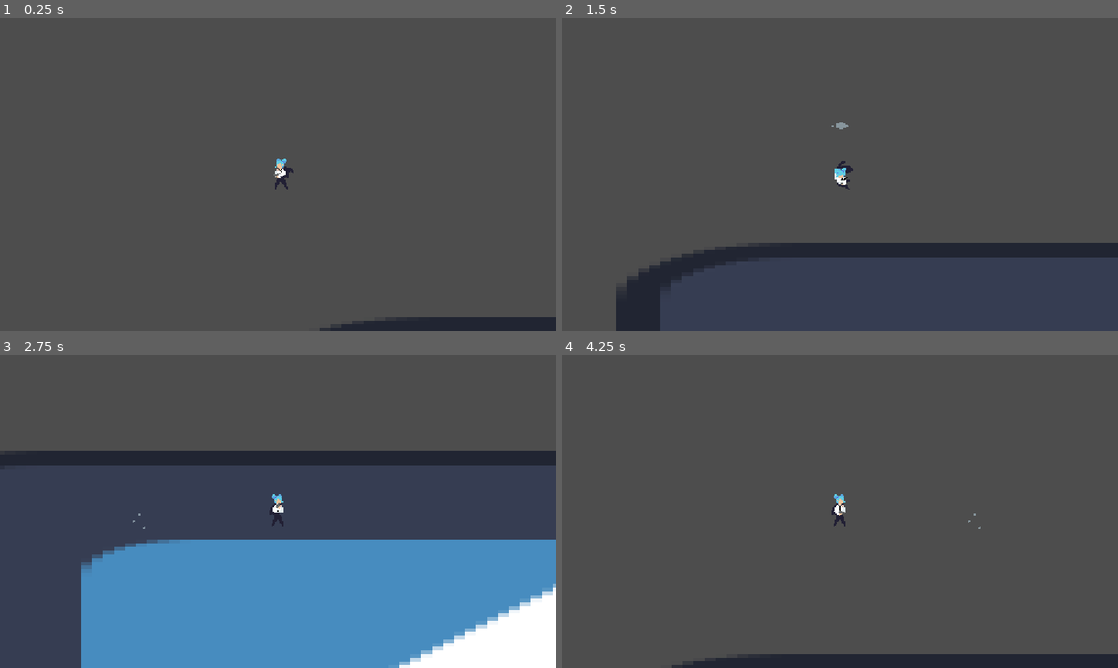
Above: before the commit, frames 1-4 (two rows, left to right).
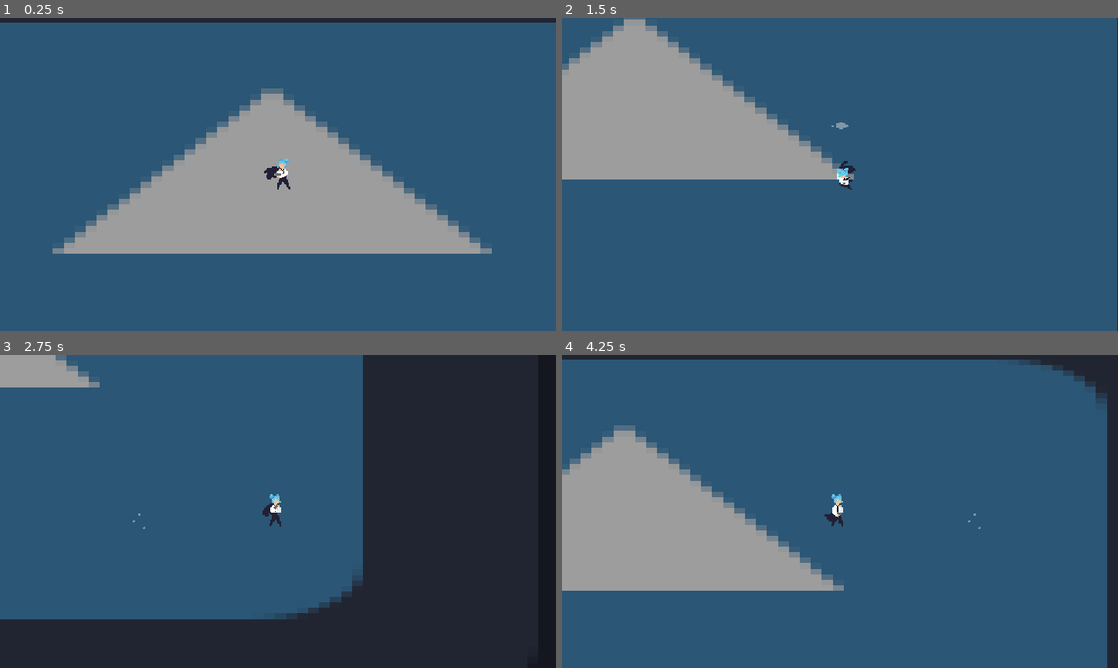
Above: after the commit, the same moments.

Repository: Niimphu/JGJ24
Game: Godot game, scene res://scenes/game/world.tscn
The game is run twice, just before and just after one commit, with the same random seed, the same clock (stepped at 60 frames per second) and the same inputs. The engine's default icon, where the game draws it, is replaced by a stand-in: a white triangle on a blue panel in a dark square.
Inputs (mouse positions are in pixels of both pictures, inside the frame that each line leads up to):
- Up to frame 1 (0.25 s): no input
- Up to frame 2 (1.5 s): move the mouse to (962, 158) at 0.52 s; hold D (move_right) 0.53-1.28 s; click (962, 158) at 0.6 s; tap Space (roll) at 0.8, 1.35 s; move the mouse to (728, 190) at 1.27 s; hold S (move_down) from 1.28 s (still down)
- Up to frame 3 (2.75 s): click (166, 527) at 1.55 s; move the mouse to (333, 442) at 2.02 s; release S (move_down) at 2.03 s; hold D (move_right) from 2.03 s (still down); click (333, 442) at 2.1 s; tap Space (roll) at 2.3 s
- Up to frame 4 (4.25 s): move the mouse to (812, 574) at 2.77 s; release D (move_right) at 2.78 s; hold W (move_up) 2.78-3.53 s; tap Space (roll) at 2.85, 3.8 s; click (812, 574) at 3.05 s; move the mouse to (1006, 558) at 3.52 s; hold A (move_left) from 3.53 s (still down); click (1006, 558) at 3.6 s; tap R (reload, bound only after the commit) at 4.15 s

The runs differ from the first frame. In frame 1, 100% of the frame differs, in the area x 0-100%, y 0-100%; in frame 2, 100%; in frame 3, 98%; in frame 4, 100%.

Commit message:
more animations and fancy stuff

Diff:
--- a/project.godot
+++ b/project.godot
@@ -55,6 +55,11 @@
 "events": [Object(InputEventMouseButton,"resource_local_to_scene":false,"resource_name":"","device":-1,"window_id":0,"a …(258 unchanged characters)…
 ]
 }
+reload={
+"deadzone": 0.5,
+"events": [Object(InputEventKey,"resource_local_to_scene":false,"resource_name":"","device":-1,"window_id":0,"alt_pressed":false,"shift_pressed":false,"ctrl_pressed":false,"meta_pressed":false,"pressed":false,"keycode":0,"physical_keycode":82,"key_label":0,"unicode":114,"location":0,"echo":false,"script":null)
+]
+}
 
 [rendering]
 
--- a/scenes/entities/bullet.gd
+++ b/scenes/entities/bullet.gd
@@ -1,10 +1,19 @@
 extends Area2D
 
-var speed = 1000
+var speed := 1000
+var bullet_direction: Vector2
+var shoot := false
 
-var bullet_direction
+
+func set_direction(direction: Vector2) -> void:
+	await ready
+	bullet_direction = direction
+	shoot = true
+
 
 func _process(delta: float) -> void:
+	if !shoot:
+		return
 	position -= bullet_direction * speed * delta
 
 
--- a/scenes/entities/bullet.tscn
+++ b/scenes/entities/bullet.tscn
@@ -1,10 +1,15 @@
-[gd_scene load_steps=4 format=3 uid="uid://ocl51whh0lym"]
+[gd_scene load_steps=6 format=3 uid="uid://ocl51whh0lym"]
 
 [ext_resource type="Script" path="res://scenes/entities/bullet.gd" id="1_xge4w"]
 [ext_resource type="Texture2D" uid="uid://bee1hcyd3bkot" path="res://assets/images/Bullet.png" id="2_xgkfh"]
+[ext_resource type="Script" path="res://scenes/entities/bullet_trail.gd" id="3_jd2ex"]
 
-[sub_resource type="RectangleShape2D" id="RectangleShape2D_1mfsw"]
-size = Vector2(35, 35)
+[sub_resource type="CircleShape2D" id="CircleShape2D_nydbx"]
+radius = 2.0
+
+[sub_resource type="Curve" id="Curve_clybt"]
+_data = [Vector2(0.00495049, 0.021978), 0.0, 0.0, 0, 0, Vector2(0.990099, 0.978022), 0.0, 0.0, 0, 0]
+point_count = 2
 
 [node name="Bullet" type="Area2D"]
 script = ExtResource("1_xge4w")
@@ -13,11 +18,17 @@
 texture = ExtResource("2_xgkfh")
 
 [node name="CollisionShape2D" type="CollisionShape2D" parent="."]
-position = Vector2(-0.5, 0.5)
-shape = SubResource("RectangleShape2D_1mfsw")
+shape = SubResource("CircleShape2D_nydbx")
 
 [node name="VisibleOnScreenNotifier2D" type="VisibleOnScreenNotifier2D" parent="."]
 position = Vector2(-0.499999, 0.5)
 scale = Vector2(1.75, 1.75)
 
+[node name="BulletTrail" type="Line2D" parent="."]
+texture_filter = 2
+width = 1.0
+width_curve = SubResource("Curve_clybt")
+default_color = Color(0.95, 0.9025, 0, 1)
+script = ExtResource("3_jd2ex")
+
 [connection signal="screen_exited" from="VisibleOnScreenNotifier2D" to="." method="_on_visible_on_screen_notifier_2d_screen_exited"]
--- /dev/null
+++ b/scenes/entities/bullet_trail.gd
@@ -0,0 +1,14 @@
+extends Line2D
+
+@export var trail_length := 15
+var point := Vector2()
+
+func _process(delta):
+	global_position = Vector2.ZERO
+	global_rotation = 0
+
+	point = get_parent().global_position
+
+	add_point(point)
+	while get_point_count() > trail_length:
+		remove_point(0)
--- a/scenes/entities/player.gd
+++ b/scenes/entities/player.gd
@@ -9,8 +9,10 @@
 @export var BulletManager: Node2D
 
 @onready var Animator := $AnimationPlayer
+@onready var GunAnimator := $Gun/AnimationPlayer
 @onready var Body := $Body
 @onready var Arm := $Gun
+@onready var Jacket := $Jacket
 
 @onready var bullet_scene := preload("bullet.tscn")
 @onready var dust_scene := preload("res://scenes/entities/roll_dust.tscn")
@@ -48,6 +50,9 @@
 
 	if Input.is_action_just_pressed("fire"):
 		shoot()
+	elif Input.is_action_just_pressed("reload"):
+		# handle reload
+		GunAnimator.play("reload")
 
 
 func idle() -> void:
@@ -90,6 +95,7 @@
 		sprite_flip(false)
 	else:
 		sprite_flip(true)
+	Jacket.visible = false
 	velocity -= roll_direction * ROLL_FRICTION * delta
 	move_and_slide()
 
@@ -98,17 +104,18 @@
 	Arm.look_at(mouse_pos)
 	if mouse_pos.x > global_position.x:
 		sprite_flip(false)
-		Arm.offset.x = 5
-		Arm.position.x = -4
+		Arm.offset.x = 4.5
+		Arm.position.x = -6
 	else:
 		sprite_flip(true)
-		Arm.offset.x = -5
-		Arm.position.x = 4
+		Arm.offset.x = -4.5
+		Arm.position.x = 6
 		Arm.rotate(PI)
 
 
 func finished_animation(anim_name: String) -> void:
 	if anim_name == "roll":
+		Jacket.visible = true
 		state = IDLE
 		Animator.play("idle")
 
@@ -116,10 +123,16 @@
 func sprite_flip(flip: bool) -> void:
 	Body.flip_h = flip
 	Arm.flip_h = flip
+	if flip:
+		Jacket.position.x = -4.8
+	else:
+		Jacket.position.x = -7.8
 
 
 func shoot() -> void:
 	var bullet := bullet_scene.instantiate()
 	bullet.position = Arm.global_position + (mouse_pos - Arm.global_position).normalized() * 8.5
-	bullet.bullet_direction = (position - mouse_pos).normalized()
+	bullet.set_direction((position - mouse_pos).normalized())
 	BulletManager.add_child(bullet)
+
+	GunAnimator.play("shoot")
--- a/scenes/entities/player.tscn
+++ b/scenes/entities/player.tscn
@@ -1,29 +1,125 @@
-[gd_scene load_steps=11 format=3 uid="uid://cgwpb6lgfpnat"]
+[gd_scene load_steps=24 format=3 uid="uid://cgwpb6lgfpnat"]
 
 [ext_resource type="Script" path="res://scenes/entities/player.gd" id="1_jpnwn"]
 [ext_resource type="Texture2D" uid="uid://dhomffrdjpyiv" path="res://assets/images/HatsuneWick.png" id="2_1x5ry"]
+[ext_resource type="Texture2D" uid="uid://drp6r5akopqby" path="res://assets/images/HatsuneWickJacket.png" id="2_8sumu"]
 [ext_resource type="Texture2D" uid="uid://b8nhtrlllbosw" path="res://assets/images/HatsuneWickGun.png" id="3_bveos"]
 
 [sub_resource type="CapsuleShape2D" id="CapsuleShape2D_m6q6f"]
 radius = 2.0
-height = 5.07212
-
-[sub_resource type="Animation" id="Animation_ma6d4"]
-resource_name = "idle"
-length = 0.7
-loop_mode = 1
+height = 4.87896
+
+[sub_resource type="AtlasTexture" id="AtlasTexture_ked87"]
+atlas = ExtResource("2_8sumu")
+region = Rect2(0, 0, 19, 19)
+
+[sub_resource type="AtlasTexture" id="AtlasTexture_vlcs3"]
+atlas = ExtResource("2_8sumu")
+region = Rect2(19, 0, 19, 19)
+
+[sub_resource type="AtlasTexture" id="AtlasTexture_sl3o3"]
+atlas = ExtResource("2_8sumu")
+region = Rect2(38, 0, 19, 19)
+
+[sub_resource type="AtlasTexture" id="AtlasTexture_lvcvi"]
+atlas = ExtResource("2_8sumu")
+region = Rect2(57, 0, 19, 19)
+
+[sub_resource type="AtlasTexture" id="AtlasTexture_rrame"]
+atlas = ExtResource("2_8sumu")
+region = Rect2(76, 0, 19, 19)
+
+[sub_resource type="AtlasTexture" id="AtlasTexture_xinp1"]
+atlas = ExtResource("2_8sumu")
+region = Rect2(95, 0, 19, 19)
+
+[sub_resource type="AtlasTexture" id="AtlasTexture_lsaeu"]
+atlas = ExtResource("2_8sumu")
+region = Rect2(114, 0, 19, 19)
+
+[sub_resource type="SpriteFrames" id="SpriteFrames_d2ouk"]
+animations = [{
+"frames": [{
+"duration": 1.0,
+"texture": SubResource("AtlasTexture_ked87")
+}, {
+"duration": 1.0,
+"texture": SubResource("AtlasTexture_vlcs3")
+}, {
+"duration": 1.0,
+"texture": SubResource("AtlasTexture_sl3o3")
+}, {
+"duration": 1.0,
+"texture": SubResource("AtlasTexture_lvcvi")
+}, {
+"duration": 1.0,
+"texture": SubResource("AtlasTexture_rrame")
+}, {
+"duration": 1.0,
+"texture": SubResource("AtlasTexture_xinp1")
+}, {
+"duration": 1.0,
+"texture": SubResource("AtlasTexture_lsaeu")
+}],
+"loop": true,
+"name": &"default",
+"speed": 8.0
+}]
+
+[sub_resource type="Animation" id="Animation_3dysw"]
+resource_name = "shoot"
+length = 0.15
+step = 0.05
+tracks/0/type = "value"
+tracks/0/imported = false
+tracks/0/enabled = true
+tracks/0/path = NodePath(".:frame")
+tracks/0/interp = 1
+tracks/0/loop_wrap = true
+tracks/0/keys = {
+"times": PackedFloat32Array(0, 0.05, 0.1, 0.15),
+"transitions": PackedFloat32Array(1, 1, 1, 1),
+"update": 1,
+"values": [0, 1, 2, 0]
+}
+
+[sub_resource type="Animation" id="Animation_t61je"]
+length = 0.001
+tracks/0/type = "value"
+tracks/0/imported = false
+tracks/0/enabled = true
+tracks/0/path = NodePath(".:frame")
+tracks/0/interp = 1
+tracks/0/loop_wrap = true
+tracks/0/keys = {
+"times": PackedFloat32Array(0),
+"transitions": PackedFloat32Array(1),
+"update": 1,
+"values": [0]
+}
+
+[sub_resource type="Animation" id="Animation_vst3i"]
+resource_name = "reload"
+length = 0.5
 step = 0.1
 tracks/0/type = "value"
 tracks/0/imported = false
 tracks/0/enabled = true
-tracks/0/path = NodePath("Body:frame")
-tracks/0/interp = 1
-tracks/0/loop_wrap = true
-tracks/0/keys = {
-"times": PackedFloat32Array(0, 0.1, 0.2, 0.3, 0.4, 0.5, 0.6),
-"transitions": PackedFloat32Array(1, 1, 1, 1, 1, 1, 1),
-"update": 1,
-"values": [0, 1, 2, 3, 4, 5, 6]
+tracks/0/path = NodePath(".:frame")
+tracks/0/interp = 1
+tracks/0/loop_wrap = true
+tracks/0/keys = {
+"times": PackedFloat32Array(0, 0.1, 0.2, 0.3, 0.4, 0.5),
+"transitions": PackedFloat32Array(1, 1, 1, 1, 1, 1),
+"update": 1,
+"values": [6, 7, 8, 9, 10, 6]
+}
+
+[sub_resource type="AnimationLibrary" id="AnimationLibrary_l15wj"]
+_data = {
+"RESET": SubResource("Animation_t61je"),
+"reload": SubResource("Animation_vst3i"),
+"shoot": SubResource("Animation_3dysw")
 }
 
 [sub_resource type="Animation" id="Animation_cnobk"]
@@ -52,10 +148,51 @@
 "update": 1,
 "values": [true]
 }
-
-[sub_resource type="Animation" id="Animation_fidf7"]
-resource_name = "run"
-length = 0.8
+tracks/2/type = "value"
+tracks/2/imported = false
+tracks/2/enabled = true
+tracks/2/path = NodePath("Gun:frame")
+tracks/2/interp = 1
+tracks/2/loop_wrap = true
+tracks/2/keys = {
+"times": PackedFloat32Array(0),
+"transitions": PackedFloat32Array(1),
+"update": 1,
+"values": [0]
+}
+
+[sub_resource type="Animation" id="Animation_t2nq5"]
+resource_name = "death"
+length = 2.0
+step = 0.1
+tracks/0/type = "value"
+tracks/0/imported = false
+tracks/0/enabled = true
+tracks/0/path = NodePath("Body:frame")
+tracks/0/interp = 1
+tracks/0/loop_wrap = true
+tracks/0/keys = {
+"times": PackedFloat32Array(0, 0.1, 0.2, 0.3, 0.4, 0.5, 0.8, 1.1, 1.3, 1.6, 1.8),
+"transitions": PackedFloat32Array(1, 1, 1, 1, 1, 1, 1, 1, 1, 1, 1),
+"update": 1,
+"values": [36, 37, 38, 39, 40, 41, 42, 43, 44, 45, 46]
+}
+tracks/1/type = "value"
+tracks/1/imported = false
+tracks/1/enabled = true
+tracks/1/path = NodePath("Gun:visible")
+tracks/1/interp = 1
+tracks/1/loop_wrap = true
+tracks/1/keys = {
+"times": PackedFloat32Array(0),
+"transitions": PackedFloat32Array(1),
+"update": 1,
+"values": [false]
+}
+
+[sub_resource type="Animation" id="Animation_ma6d4"]
+resource_name = "idle"
+length = 0.7
 loop_mode = 1
 step = 0.1
 tracks/0/type = "value"
@@ -65,10 +202,10 @@
 tracks/0/interp = 1
 tracks/0/loop_wrap = true
 tracks/0/keys = {
-"times": PackedFloat32Array(0, 0.1, 0.2, 0.3, 0.4, 0.5, 0.6, 0.7),
-"transitions": PackedFloat32Array(1, 1, 1, 1, 1, 1, 1, 1),
-"update": 1,
-"values": [12, 13, 14, 15, 16, 17, 18, 19]
+"times": PackedFloat32Array(0, 0.1, 0.2, 0.3, 0.4, 0.5, 0.6),
+"transitions": PackedFloat32Array(1, 1, 1, 1, 1, 1, 1),
+"update": 1,
+"values": [0, 1, 2, 3, 4, 5, 6]
 }
 
 [sub_resource type="Animation" id="Animation_c3s2t"]
@@ -100,9 +237,10 @@
 "values": [false, true]
 }
 
-[sub_resource type="Animation" id="Animation_t2nq5"]
-resource_name = "death"
-length = 2.0
+[sub_resource type="Animation" id="Animation_fidf7"]
+resource_name = "run"
+length = 0.8
+loop_mode = 1
 step = 0.1
 tracks/0/type = "value"
 tracks/0/imported = false
@@ -111,22 +249,10 @@
 tracks/0/interp = 1
 tracks/0/loop_wrap = true
 tracks/0/keys = {
-"times": PackedFloat32Array(0, 0.1, 0.2, 0.3, 0.4, 0.5, 0.8, 1.1, 1.3, 1.6, 1.8),
-"transitions": PackedFloat32Array(1, 1, 1, 1, 1, 1, 1, 1, 1, 1, 1),
-"update": 1,
-"values": [36, 37, 38, 39, 40, 41, 42, 43, 44, 45, 46]
-}
-tracks/1/type = "value"
-tracks/1/imported = false
-tracks/1/enabled = true
-tracks/1/path = NodePath("Gun:visible")
-tracks/1/interp = 1
-tracks/1/loop_wrap = true
-tracks/1/keys = {
-"times": PackedFloat32Array(0),
-"transitions": PackedFloat32Array(1),
-"update": 1,
-"values": [false]
+"times": PackedFloat32Array(0, 0.1, 0.2, 0.3, 0.4, 0.5, 0.6, 0.7),
+"transitions": PackedFloat32Array(1, 1, 1, 1, 1, 1, 1, 1),
+"update": 1,
+"values": [12, 13, 14, 15, 16, 17, 18, 19]
 }
 
 [sub_resource type="AnimationLibrary" id="AnimationLibrary_jwsmn"]
@@ -146,6 +272,12 @@
 rotation = 1.5708
 shape = SubResource("CapsuleShape2D_m6q6f")
 
+[node name="Jacket" type="AnimatedSprite2D" parent="."]
+position = Vector2(-7.15512, -11.1161)
+sprite_frames = SubResource("SpriteFrames_d2ouk")
+autoplay = "default"
+frame_progress = 0.423184
+
 [node name="Body" type="Sprite2D" parent="."]
 position = Vector2(1.52423, -11.6111)
 texture = ExtResource("2_1x5ry")
@@ -154,18 +286,19 @@
 vframes = 4
 
 [node name="Gun" type="Sprite2D" parent="."]
-position = Vector2(-3.94673, -13.0717)
+position = Vector2(-6.11274, -11.9682)
 texture = ExtResource("3_bveos")
-offset = Vector2(5, 6.5)
-hframes = 3
+offset = Vector2(4.5, 6.5)
+hframes = 6
+vframes = 2
+
+[node name="AnimationPlayer" type="AnimationPlayer" parent="Gun"]
+libraries = {
+"": SubResource("AnimationLibrary_l15wj")
+}
 
 [node name="AnimationPlayer" type="AnimationPlayer" parent="."]
 libraries = {
 "": SubResource("AnimationLibrary_jwsmn")
 }
 autoplay = "idle"
-
-[node name="Camera2D" type="Camera2D" parent="."]
-position = Vector2(0, -11.8921)
-zoom = Vector2(0.5, 0.5)
-process_callback = 0
--- a/scenes/game/world.tscn
+++ b/scenes/game/world.tscn
@@ -5,15 +5,26 @@
 
 [node name="World" type="Node2D"]
 
-[node name="Sprite2D" type="Sprite2D" parent="."]
-position = Vector2(585, 315)
-scale = Vector2(9.46875, 3.1875)
+[node name="TempBG" type="Sprite2D" parent="."]
+modulate = Color(0.61339, 0.61339, 0.61339, 1)
+position = Vector2(610, 304)
+scale = Vector2(9.46875, 4.75)
 texture = ExtResource("1_7ymoj")
+
+[node name="BulletManager" type="Node2D" parent="."]
 
 [node name="Entities" type="Node2D" parent="."]
 y_sort_enabled = true
 
 [node name="Player" parent="Entities" node_paths=PackedStringArray("BulletManager") instance=ExtResource("1_3xgcr")]
+position = Vector2(615, 257)
 BulletManager = NodePath("../../BulletManager")
 
-[node name="BulletManager" type="Node2D" parent="."]
+[node name="Camera2D2" type="Camera2D" parent="Entities/Player"]
+position = Vector2(0, -11.8921)
+zoom = Vector2(0.5, 0.5)
+process_callback = 0
+limit_left = 0
+limit_top = 0
+limit_right = 1200
+limit_bottom = 600
Binary file changed: assets/images/HatsuneWick.png
Binary file changed: assets/images/HatsuneWickGun.png
Binary file added: assets/images/HatsuneWickJacket.png
Not shown, added: assets/images/HatsuneWickJacket.png.import
